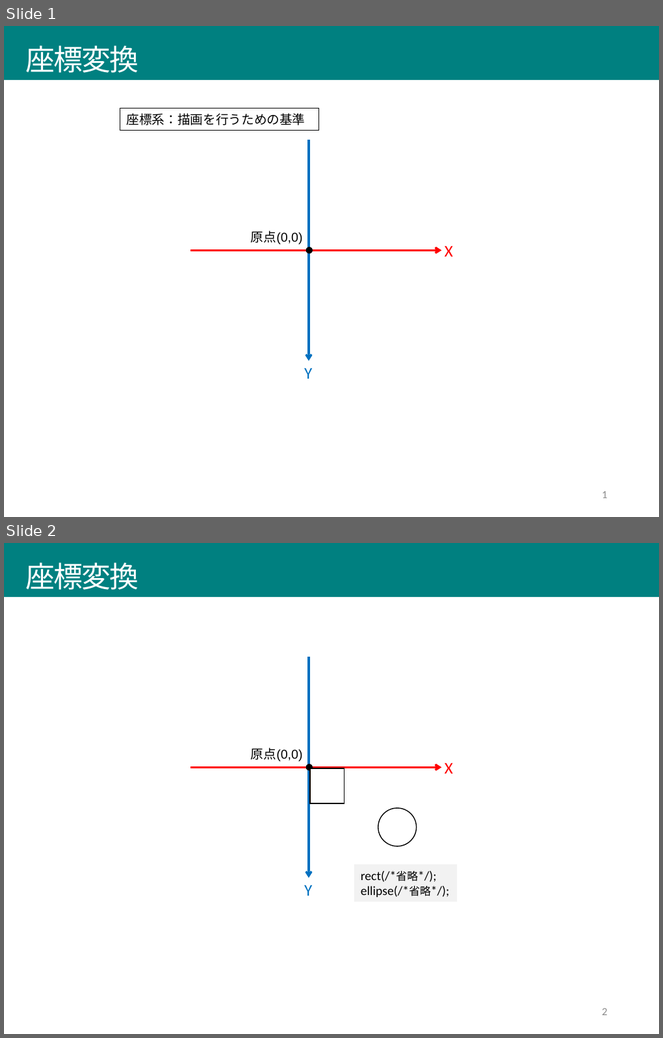
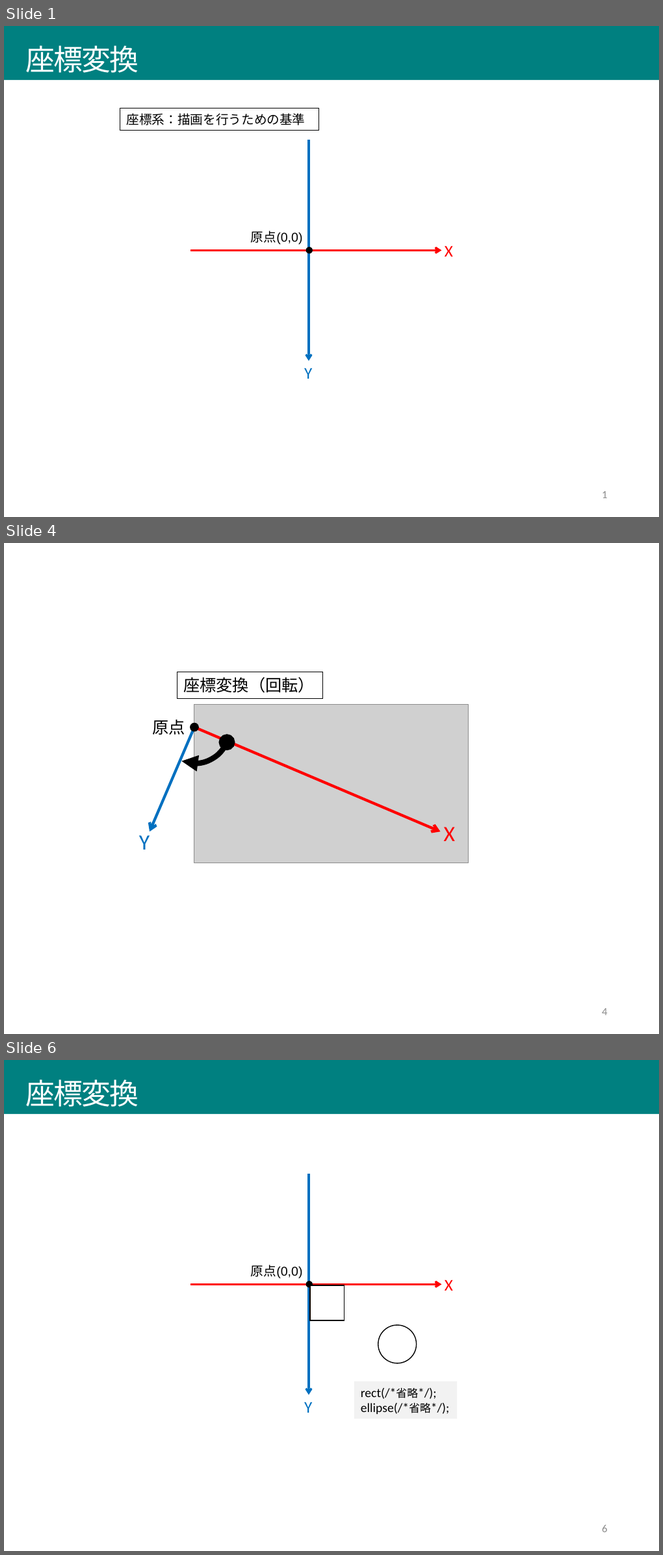
Before and after one commit to afukushimagit/afukushimagit.github.io, a slide deck: images/transform/図素材.pptx. Shown one above the other, each under a label of ours: slides 1 and 2 before the commit, slides 1, 4 and 6 after it; the slides between them are not shown. The pictures are 663x1038 and 663x1555 pixels, drawn with LibreOffice and Linux fonts; fonts in the diff are those of the drawing; grey boxes stand for pictures. Boxes give left, top, right and bottom in pixels: in the first picture for what was removed or moved away, otherwise in the second. Text is boxed around its words. In the diff, an @@ line names an element or a change of style, - is before the commit and + after.

```diff
--- a/images/transform/図素材.pptx
+++ b/images/transform/図素材.pptx
@@ slide 4 added at (x1=4, y1=543, x2=659, y2=1034), background #FFFFFF @@
@@ rectangle added at (x1=177, y1=672, x2=322, y2=698), outline #000000 0.75 pt, 18 pt, text #000000 @@
+座標変換（回転）
@@ arc (boxed as its full ellipse) added at (x1=159, y1=693, x2=230, y2=764), outline #000000 6 pt @@
@@ picture added at (x1=194, y1=705, x2=469, y2=863) @@
@@ arrow added from (194, 727) to (150, 832), #0070C0 3 pt @@
@@ text added at (x1=152, y1=719, x2=185, y2=735), 18 pt, text #000000 @@
+原点
@@ ellipse added at (x1=190, y1=722, x2=199, y2=731), fill #000000 @@
@@ arrow added from (194, 727) to (440, 832), #FF0000 3 pt @@
@@ text added at (x1=444, y1=827, x2=455, y2=841), 24 pt, text #FF0000 @@
+X
@@ text added at (x1=139, y1=835, x2=150, y2=850), 24 pt, text #0070C0 @@
+Y
@@ page number added at (x1=602, y1=1008, x2=607, y2=1016), 12 pt, text #8C8C8C @@
+4
@@ what was slide 2 is now slide 6 @@
@@ page number at (x1=602, y1=1525, x2=607, y2=1533): text changed @@
-2
+6
```
Also in this commit, not shown: 3 slides changed, 9 other slides added, 39 other files.
